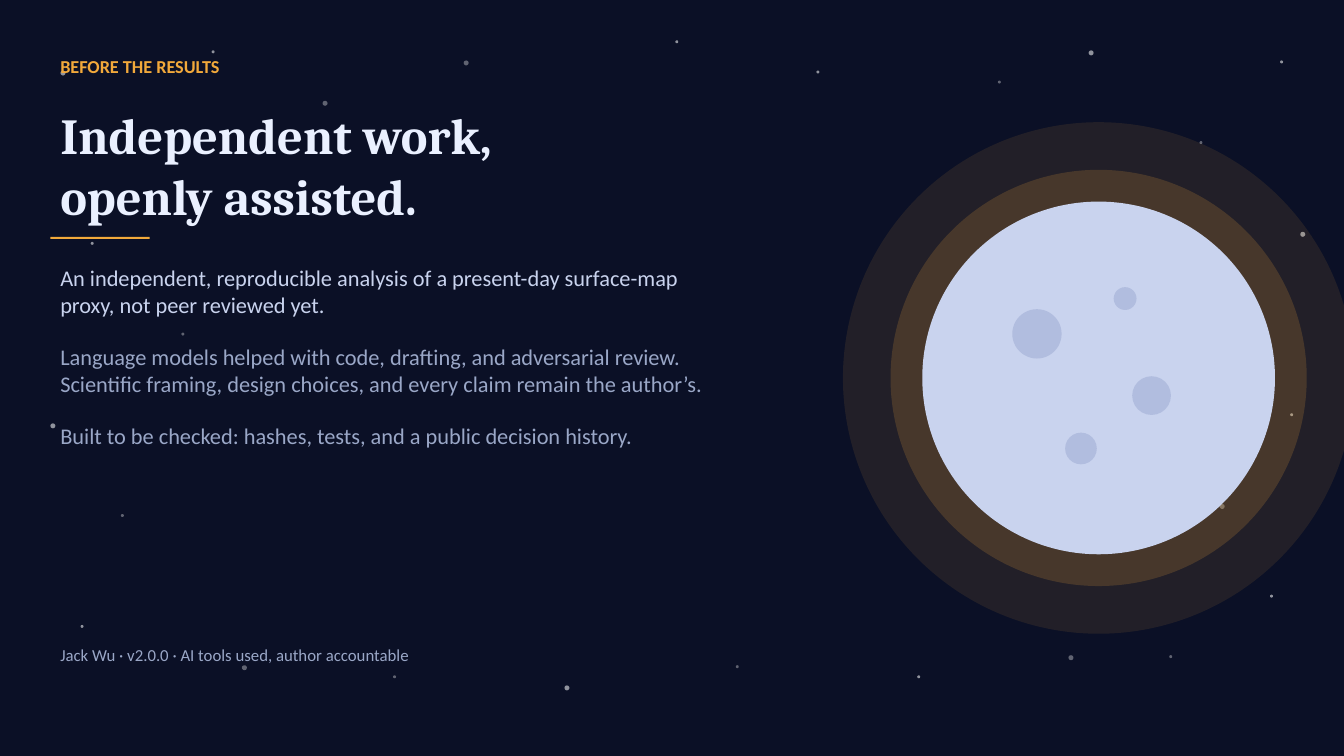
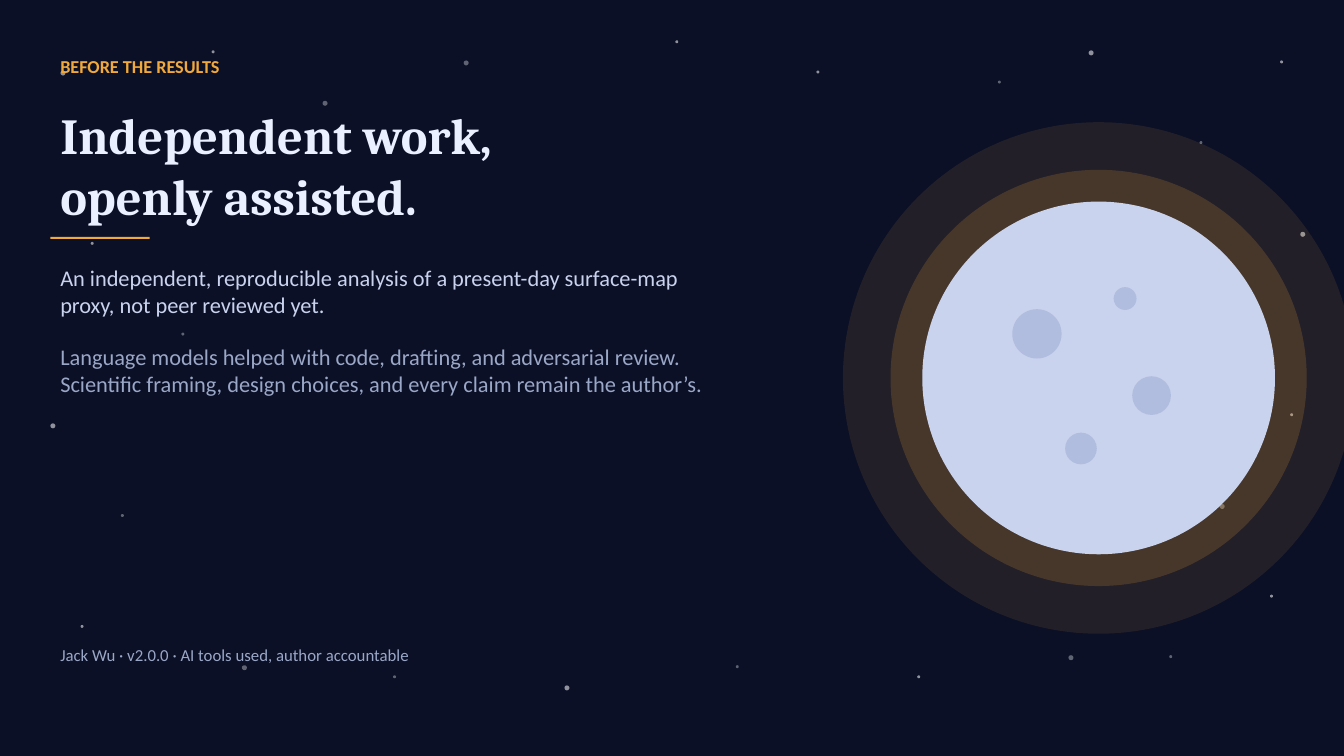
Before and after one commit to lemoon01110/Lunar-Titanium-Magnetism, a slide deck: slide 2 of Paper-and-Pitch/Pitch.pptx. Drawn at 1344x756 pixels with LibreOffice and Linux fonts; fonts in the diff are those of the drawing. Boxes give left, top, right and bottom in pixels: in the first picture for what was removed or moved away, otherwise in the second. Text is boxed around its words. In the diff, an @@ line names an element or a change of style, - is before the commit and + after.

```diff
--- a/Paper-and-Pitch/Pitch.pptx
+++ b/Paper-and-Pitch/Pitch.pptx
@@ text at (60, 428, 631, 448): paragraph removed @@
-Built to be checked: hashes, tests, and a public decision history.
```
Also in this commit, not shown: 2 other files.
